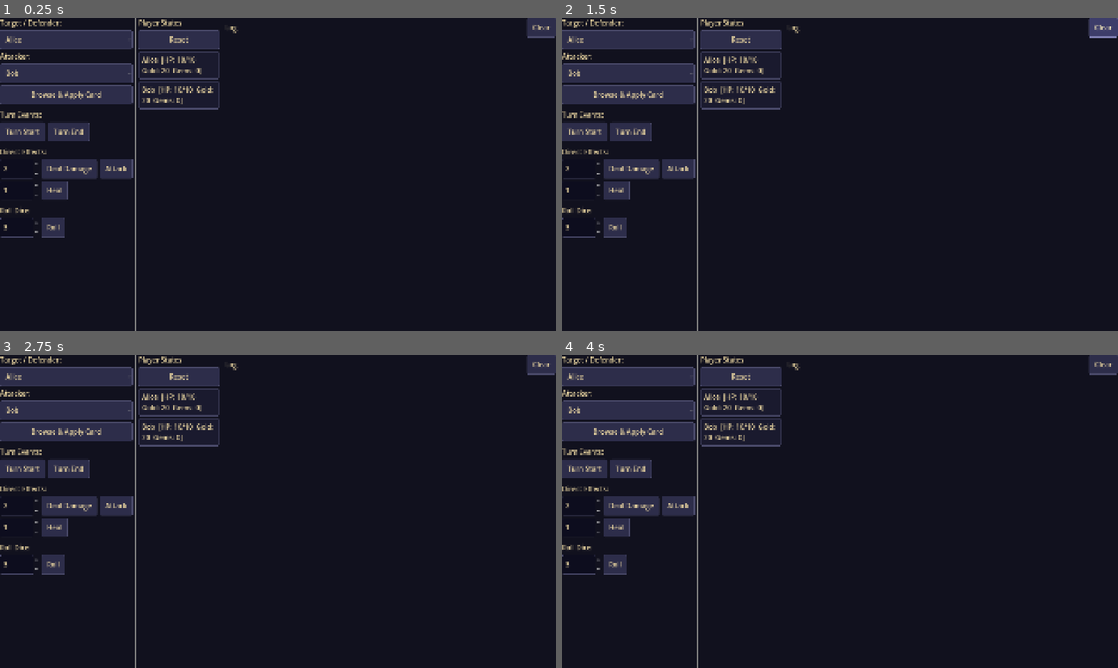
Above: before the commit, frames 1-4 (two rows, left to right).
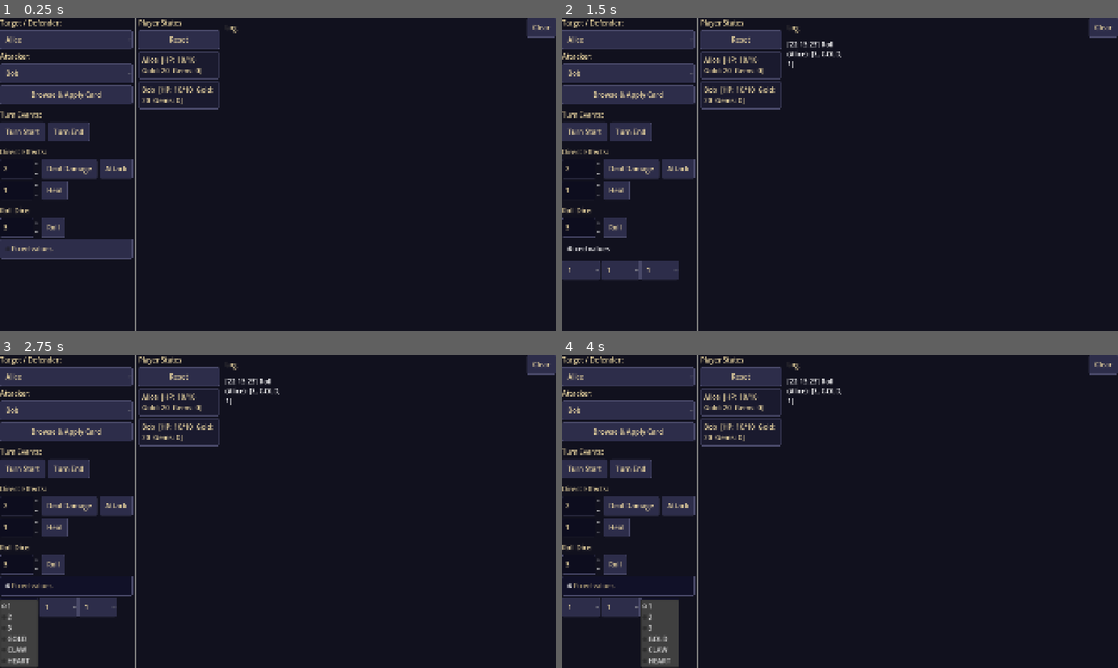
Above: after the commit, the same moments.

Repository: bogus998/KingOfTheHill
Game: Godot game, scene res://scenes/debug/card_sandbox.tscn
Two runs of this game, one before a commit and one after it. Both use one fixed random seed, a clock stepped at 60 frames per second and the inputs below. This scene is started directly instead of the project's main scene.
Inputs (mouse positions are in pixels of both pictures, inside the frame that each line leads up to):
- Up to frame 1 (0.25 s): no input
- Up to frame 2 (1.5 s): click "Roll" at 0.5 s; click "Clear" (after the commit: "Fixed values") at 1.25 s
- Up to frame 3 (2.75 s): click (16, 608) at 2 s, where only the run after the commit has a clickable "1"
- Up to frame 4 (4 s): click (623, 608) at 2.75 s, where only the run after the commit has a clickable "1"; click (662, 608) at 3.5 s, where only the run after the commit has a clickable "1"

The runs differ from the first frame. In frame 1, 1.5% of the frame differs, in the area x 0-24%, y 70-78%; in frame 2, 1.8%; in frame 3, 2.7%; in frame 4, 2.7%, in the area x 0-51%, y 7-100%.

Commit message:
Add fixed roll values to sandbox for deterministic testing
Adds a "Fixed values" checkbox under Roll Dice that reveals per-die
face selectors (GridContainer of OptionButtons). Enables testing cards
like Perfect Roll without relying on random outcomes.

Co-Authored-By: Claude Sonnet 4.6 <noreply@anthropic.com>

Diff:
--- a/scripts/debug/card_sandbox_controller.gd
+++ b/scripts/debug/card_sandbox_controller.gd
@@ -16,6 +16,9 @@
 var _damage_spin: SpinBox
 var _heal_spin: SpinBox
 var _roll_spin: SpinBox
+var _fixed_check: CheckBox
+var _die_face_options: Array[OptionButton] = []
+var _die_options_container: GridContainer
 var _card_browser: Control
 var _table_container: VBoxContainer
 var _search_field: LineEdit
@@ -143,6 +146,25 @@
 	roll_hbox.add_child(roll_btn)
 	controls.add_child(roll_hbox)
 
+	_fixed_check = CheckBox.new()
+	_fixed_check.text = "Fixed values"
+	_fixed_check.toggled.connect(func(on: bool): _die_options_container.visible = on)
+	controls.add_child(_fixed_check)
+
+	_die_options_container = GridContainer.new()
+	_die_options_container.columns = 3
+	_die_options_container.visible = false
+	var face_labels: Array[String] = ["1", "2", "3", "GOLD", "CLAW", "HEART"]
+	for _i in 6:
+		var opt := OptionButton.new()
+		for fname in face_labels:
+			opt.add_item(fname)
+		_die_face_options.append(opt)
+		_die_options_container.add_child(opt)
+	controls.add_child(_die_options_container)
+	_roll_spin.value_changed.connect(func(_v: float): _update_die_options_visibility())
+	_update_die_options_visibility()
+
 	hbox.add_child(VSeparator.new())
 
 	# Center: player states
@@ -415,12 +437,23 @@
 	_log_line("Healed %d HP on %s" % [amount, PlayerManager.players[idx].player_name])
 
 
+func _update_die_options_visibility() -> void:
+	var count: int = int(_roll_spin.value)
+	for i in _die_face_options.size():
+		_die_face_options[i].visible = i < count
+
+
 func _on_roll() -> void:
 	var idx := _selected_player_index()
-	var count := int(_roll_spin.value)
+	var count: int = int(_roll_spin.value)
 	var faces: Array = []
-	for _i in count:
-		faces.append(randi_range(1, 6) as DiceResolver.DieFace)
+	if _fixed_check.button_pressed:
+		for i in count:
+			# OptionButton index 0–5 maps directly to DieFace enum values 1–6
+			faces.append((_die_face_options[i].selected + 1) as DiceResolver.DieFace)
+	else:
+		for _i in count:
+			faces.append(randi_range(1, 6) as DiceResolver.DieFace)
 	_effect_handler.on_roll_finalized(idx, faces)
 	var face_strs := faces.map(func(f): return FACE_NAMES.get(f, str(f)))
 	_log_line("Roll (%s): [%s]" % [PlayerManager.players[idx].player_name, ", ".join(face_strs)])
